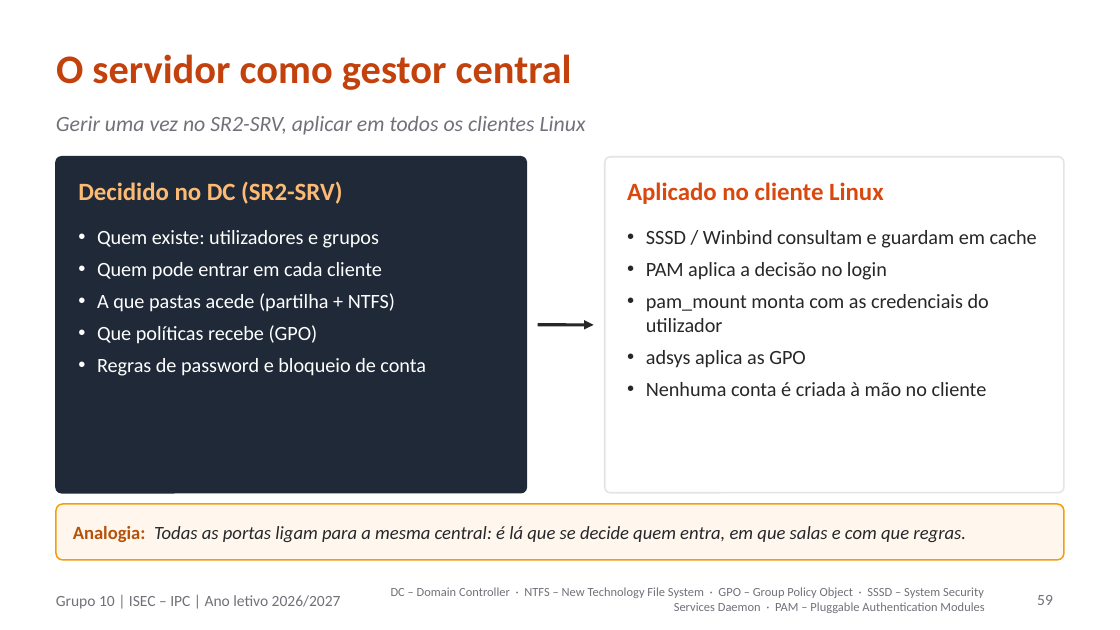
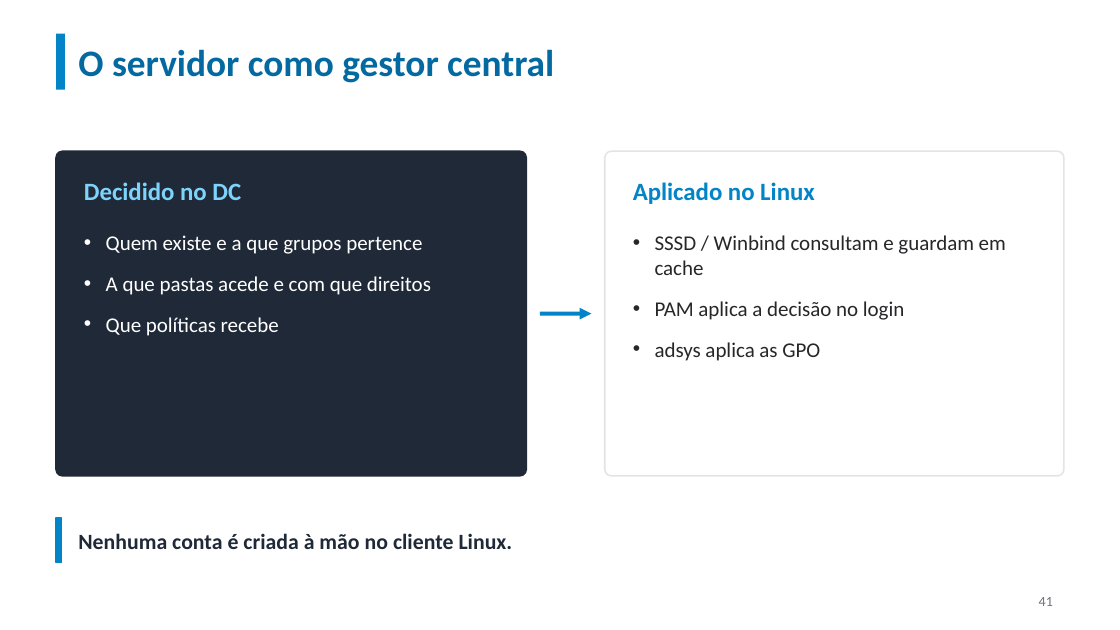
Before and after one commit to orlandonss/TrabalhoSR2, a slide deck: slide 41 of Apresentacoes_Workshop/SR2-2627-Workshop-Grp10-Apresentação-A.pptx (slide 59 before the commit). Drawn at 1120x630 pixels with LibreOffice and Linux fonts; fonts in the diff are those of the drawing. Boxes give left, top, right and bottom in pixels: in the first picture for what was removed or moved away, otherwise in the second. Text is boxed around its words. In the diff, an @@ line names an element or a change of style, - is before the commit and + after.

```diff
--- a/Apresentacoes_Workshop/SR2-2627-Workshop-Grp10-Apresentação-A.pptx
+++ b/Apresentacoes_Workshop/SR2-2627-Workshop-Grp10-Apresentação-A.pptx
@@ title "O servidor como gestor central": place and size @@
-title "O servidor como gestor central" at (56, 54, 572, 90)
+title "O servidor como gestor central" at (78, 49, 554, 83)
@@ title "O servidor como gestor central" at (78, 49, 554, 83): size 26 to 24 pt, text colour #C2410C to #0369A1 @@
@@ rectangle added at (56, 34, 65, 90), fill #0284C7 @@
@@ text removed at (56, 116, 586, 135) @@
-Gerir uma vez no SR2-SRV, aplicar em todos os clientes Linux
@@ rounded rectangle: place and size @@
-rounded rectangle at (56, 157, 526, 493)
+rounded rectangle at (56, 151, 526, 476)
@@ rounded rectangle at (56, 151, 526, 476): proportions changed @@
@@ rounded rectangle at (605, 151, 1064, 476): proportions changed @@
@@ rounded rectangle: place and size @@
-rounded rectangle at (605, 157, 1064, 493)
+rounded rectangle at (605, 151, 1064, 476)
@@ text at (84, 182, 241, 200): text changed; text colour #FDBA74 to #7DD3FC @@
-Decidido no DC (SR2-SRV)
+Decidido no DC
@@ text at (633, 182, 815, 204): text changed; text colour #D9480F to #0284C7 @@
-Aplicado no cliente Linux
+Aplicado no Linux
@@ text at (106, 235, 431, 336): text changed; size 13 to 13.5 pt @@
-• Quem existe: utilizadores e grupos
-• Quem pode entrar em cada cliente
-• A que pastas acede (partilha + NTFS)
-• Que políticas recebe (GPO)
-• Regras de password e bloqueio de conta
+• Quem existe e a que grupos pertence
+• A que pastas acede e com que direitos
+• Que políticas recebe
@@ text "SSSD / Winbind consultam e ..." at (655, 235, 1006, 361): size 13 to 13.5 pt; indent changed; more space between paragraphs @@
@@ text at (646, 294, 989, 332): paragraph removed @@
-• pam_mount monta com as credenciais do utilizador
@@ arrow moved from (538, 325) - (594, 325) to (540, 314) - (591, 314) @@
@@ arrow (540, 314) - (591, 314): stroke #27272A 2 pt to #0284C7 2.5 pt @@
@@ text at (646, 382, 987, 396): paragraph removed @@
-• Nenhuma conta é criada à mão no cliente
@@ rounded rectangle removed at (56, 504, 1064, 560) @@
@@ rectangle added at (56, 517, 62, 562), fill #0284C7, outline #0284C7 1 pt @@
@@ text removed at (73, 526, 966, 542) @@
-Analogia: Todas as portas ligam para a mesma central: é lá que se decide quem entra, em que salas e com que regras.
@@ text added at (78, 533, 513, 549), 14 pt, text #1F2937, bold @@
+Nenhuma conta é criada à mão no cliente Linux.
@@ text removed at (56, 595, 341, 609) @@
-Grupo 10 | ISEC – IPC | Ano letivo 2026/2027
@@ text removed at (391, 587, 984, 613) @@
-DC – Domain Controller · NTFS – New Technology File System · GPO – Group Policy Object · SSSD – System Security Services Daemon · PAM – Pluggable Authentication Modules
@@ page number at (1039, 597, 1053, 606): text changed; size 10 to 9 pt @@
-59
+41
```
Also in this commit, not shown: 5 other slides changed, 41 slides added, 63 slides removed, 8 other files.
